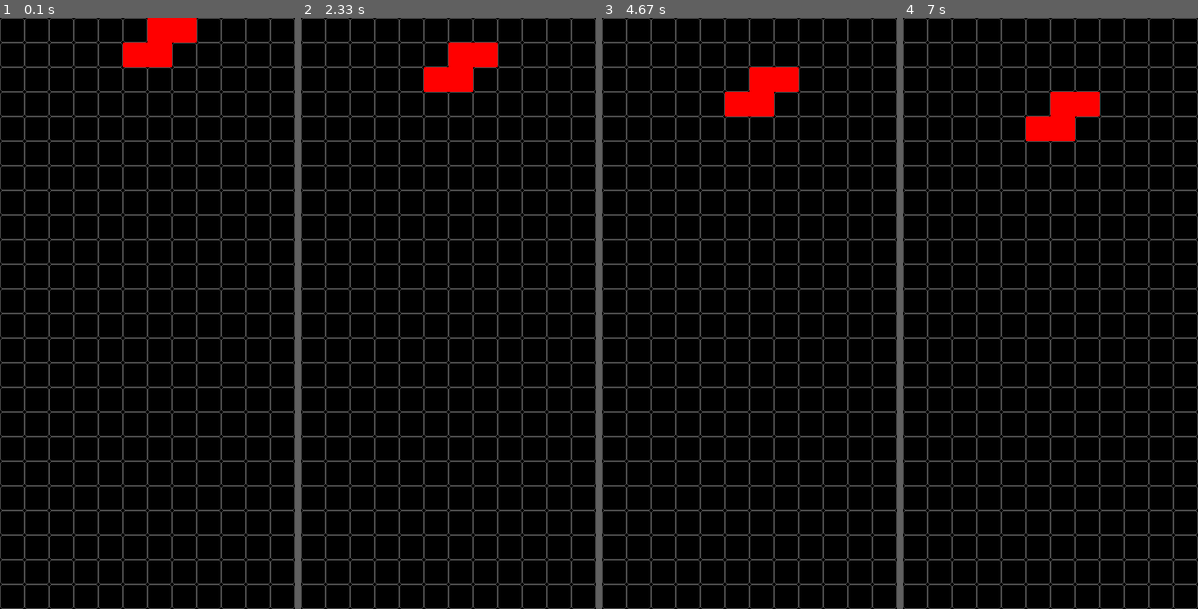
Above: before the commit, frames 1-4 (left to right).
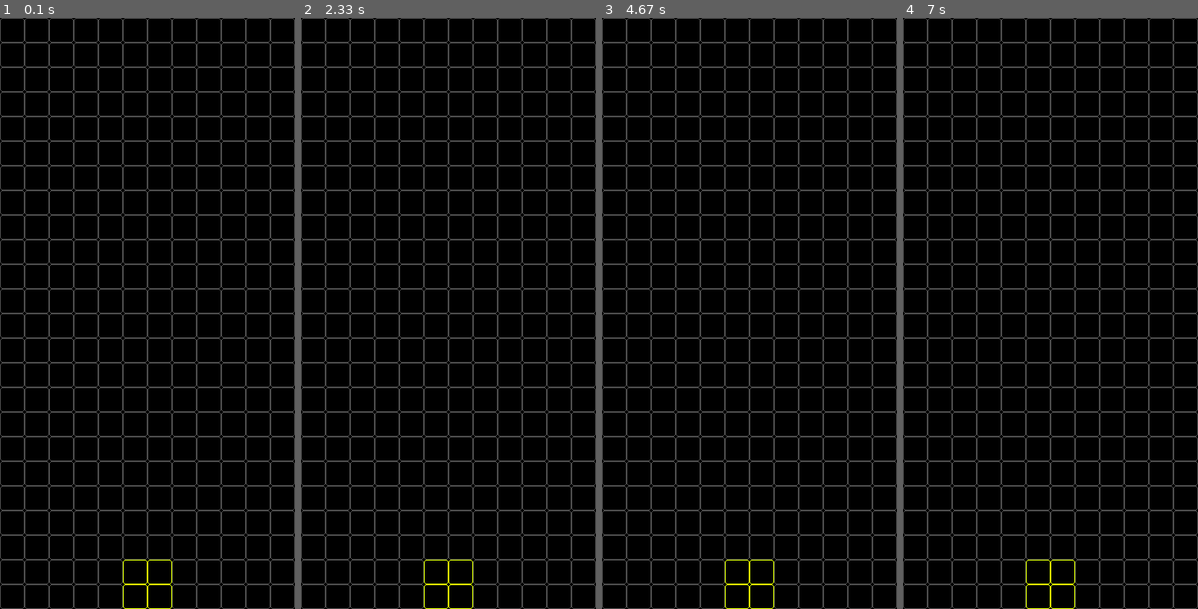
Above: after the commit, the same moments.

Repository: Jacobsen1/Tetris
Game: pygame game, started from main.py
Same seed, same stepped clock (60 frames per second), same inputs: the game is played once before the commit and once after it.
Inputs:
- Up to frame 1 (0.1 s): no input
- Up to frame 2 (2.33 s): tap Enter at 0.33 s
- Up to frame 3 (4.67 s): no input
- Up to frame 4 (7 s): no input

The runs differ from the first frame. In frame 1, 1.6% of the frame differs, in the area x 41-67%, y 0-100%; in frame 2, 1.6%; in frame 3, 1.6%; in frame 4, 1.6%.

Commit message:
added rotation and piece outlines at the bottom, almost working

Diff:
--- a/Fig.py
+++ b/Fig.py
@@ -1,8 +1,10 @@
 
 class Fig:
-    def __init__(self, color, border, border_rad, is_fig) -> None:
+    def __init__(self, color, border, border_rad, is_fig, placed=False, is_outline=False) -> None:
 
         self.color = color
         self.border = border
         self.border_rad = border_rad
         self.is_fig = is_fig
+        self.placed = placed
+        self.is_outline = is_outline
--- a/Figures.py
+++ b/Figures.py
@@ -1,74 +1,148 @@
 import pygame as pg
 import random as rnd
-import copy
 
 GREEN = (0, 255,   0)
 
 figure_matrices = {
     "I": [
-        [0, 1, 0, 0],
-        [0, 1, 0, 0],
-        [0, 1, 0, 0],
-        [0, 1, 0, 0]],
+        [[0, 1, 0, 0],
+         [0, 1, 0, 0],
+         [0, 1, 0, 0],
+         [0, 1, 0, 0]],
 
-    "O": [[
-        [1, 1],
-        [1, 1]]],
+        [[0, 0, 0, 0],
+         [1, 1, 1, 1],
+         [0, 0, 0, 0],
+         [0, 0, 0, 0]],
+
+        [[0, 0, 1, 0],
+         [0, 0, 1, 0],
+         [0, 0, 1, 0],
+         [0, 0, 1, 0]],
+
+        [[0, 0, 0, 0],
+         [0, 0, 0, 0],
+         [1, 1, 1, 1],
+         [0, 0, 0, 0]]
+    ],
+
+    "O": [
+        [[1, 1],
+         [1, 1]]
+    ],
 
     "S": [
         [[0, 1, 1],
          [1, 1, 0],
          [0, 0, 0]],
+
         [[0, 1, 0],
          [0, 1, 1],
-         [0, 0, 1]]
+         [0, 0, 1]],
+
+        [[0, 0, 0],
+         [0, 1, 1],
+         [1, 1, 0]],
+
+        [[1, 0, 0],
+         [1, 1, 0],
+         [0, 1, 0]]
     ],
 
-    "Z": [[
-        [1, 1, 0],
-        [0, 1, 1],
-        [0, 0, 0]]],
+    "Z": [
+        [[1, 1, 0],
+         [0, 1, 1],
+         [0, 0, 0]],
+
+        [[0, 0, 1],
+         [0, 1, 1],
+         [0, 1, 0]],
+
+        [[0, 0, 0],
+         [1, 1, 0],
+         [0, 1, 1]],
+
+        [[0, 1, 0],
+         [1, 1, 0],
+         [1, 0, 0]]
+
+    ],
 
     "L": [
-        [0, 1, 0],
-        [0, 1, 0],
-        [0, 1, 1]],
+        [[0, 1, 0],
+         [0, 1, 0],
+         [0, 1, 1]],
+
+        [[0, 0, 0],
+         [1, 1, 1],
+         [1, 0, 0]],
+
+        [[1, 1, 0],
+         [0, 1, 0],
+         [0, 1, 0]],
+
+        [[0, 0, 1],
+         [1, 1, 1],
+         [0, 0, 0]],
+    ],
 
     "J": [
-        [0, 1, 0],
-        [0, 1, 0],
-        [1, 1, 0]],
+        [[0, 1, 0],
+         [0, 1, 0],
+         [1, 1, 0]],
+
+        [[1, 0, 0],
+         [1, 1, 1],
+         [0, 0, 0]],
+
+        [[0, 1, 1],
+         [0, 1, 0],
+         [0, 1, 0]],
+
+        [[0, 0, 0],
+         [1, 1, 1],
+         [0, 0, 1]]
+
+    ],
 
     "T": [
-        [0, 0, 0],
-        [1, 1, 1],
-        [0, 1, 0]]
+        [[0, 0, 0],
+         [1, 1, 1],
+         [0, 1, 0]],
+
+        [[0, 1, 0],
+         [1, 1, 0],
+         [0, 1, 0]],
+
+        [[0, 1, 0],
+         [1, 1, 1],
+         [0, 0, 0]],
+
+        [[0, 1, 0],
+         [0, 1, 1],
+         [0, 1, 0]],
+    ]
 }
 
 
 class Figures:
     def __init__(self) -> None:
         self.finished_figures = []
+        self.current_letter = ''
+        self.current_rot = 0
 
     def select_figure(self):
-        return 0, 5, figure_matrices["S"][0]
+        print("Selecting figure")
+
+        self.current_letter = rnd.choice(list(figure_matrices.keys()))
+        self.current_rot = 0
+        return 0, 5, figure_matrices[self.current_letter][self.current_rot]
 
     def rotate(self):
-        print(self.current_fig)
-        fig_mat = []
+        #old_fig_mat = figure_matrices[self.current_letter][self.current_rot]
+        self.current_rot += 1
+        self.current_rot %= len(figure_matrices[self.current_letter])
+        return figure_matrices[self.current_letter][self.current_rot]
 
-        for rect, fig in zip(self.current_fig, figure_matrices[self.current_ind]):
-            temp = []
-            if fig == 1:
-                temp.append((rect.x, rect.y))
-            else:
-                temp.append(0)
-            fig_mat.append(temp)
-
-        print(fig_mat)
-        '''
-        fig_mat = copy.deepcopy(figure_matrices[self.current_ind])
-        fig_mat = list(zip(*fig_mat[::-1]))
-        fig_mat = [list(ele) for ele in fig_mat]
-        print(self.current_fig)
-        '''
+    def get_next_fig_mat(self):
+        return figure_matrices[self.current_letter][(self.current_rot + 1) % len(figure_matrices[self.current_letter])]
--- a/game.py
+++ b/game.py
@@ -1,6 +1,10 @@
 import pygame as pg
+import random as rnd
+from Fig import Fig
+import copy
 
-from Fig import Fig
+colors = [(255, 0, 0), (220, 255, 0), (0, 255, 50),
+          (0, 0, 255), (0, 200, 255), (190, 0, 255)]
 
 
 class Game:
@@ -8,6 +12,8 @@
         self.grid = []
         self.finished_figures = []
         self.CELL_SIZE = CELL_SIZE
+        self.current_color = -1
+
         print("Initializing Board")
         for i in range(BOARD_HEIGHT):
             grid_row = []
@@ -17,9 +23,16 @@
         for i in range(BOARD_WIDTH):
             self.finished_figures.append(
                 pg.Rect((BOARD_HEIGHT)*CELL_SIZE, i * CELL_SIZE, CELL_SIZE, CELL_SIZE))
+        for i in range(BOARD_HEIGHT):
+            self.finished_figures.append(
+                pg.Rect(i * CELL_SIZE, -CELL_SIZE, CELL_SIZE, CELL_SIZE))
+            self.finished_figures.append(
+                pg.Rect(i * CELL_SIZE, (BOARD_WIDTH)*CELL_SIZE, CELL_SIZE, CELL_SIZE))
+
+    def set_new_color(self):
+        self.current_color = rnd.choice(colors)
 
     def set_figure(self, x, y, fig_mat):
-        print("Setting Figure")
 
         for i, row in enumerate(fig_mat):
             for j, e in enumerate(row):
@@ -35,41 +48,27 @@
                 pg.draw.rect(screen, fig.color, rect,
                              fig.border, fig.border_rad)
 
-        for rect in self.finished_figures:
-            pg.draw.rect(screen, (0, 255, 0), rect)
-
     def update_fig(self, x, y, fig_mat, dir):
         newx, newy = x, y
-
+        outline_x, offset = self.find_outline_x(x, y, fig_mat)
+        for i, row in enumerate(fig_mat):
+            for j, e in enumerate(row):
+                if(e == 1):
+                    self.grid[x+i][y+j] = Fig((75, 75, 75), 1, 3, False)
+                    self.grid[outline_x+offset-1+i][y+j] = Fig((75, 75, 75), 1, 3, False)
+        print(fig_mat)
         for i, row in enumerate(fig_mat):
             for j, e in enumerate(row):
                 if(e == 1):
                     if dir == "DOWN":
-                        if not self.grid[x+i-1][y+1].is_fig:
-                            self.grid[x+i][y +
-                                           j] = Fig((75, 75, 75), 1, 3, False)
-                    elif dir == "LEFT":
-                        if not self.grid[x+i][y+j+1].is_fig:
-                            self.grid[x+i][y +
-                                           j] = Fig((75, 75, 75), 1, 3, False)
-
-                    elif dir == "RIGHT":
-                        if not self.grid[x+i][y+j-1].is_fig:
-                            self.grid[x+i][y +
-                                           j] = Fig((75, 75, 75), 1, 3, False)
-
-        for i, row in enumerate(fig_mat):
-            for j, e in enumerate(row):
-                if(e == 1):
-                    if dir == "DOWN":
-                        self.grid[x+i+1][y+j] = Fig((255, 0, 0), 0, 0, True)
+                        self.grid[x+i+1][y+j] = Fig(self.current_color, 0, 0, True)
                         newx = x + 1
                     elif dir == "LEFT":
-                        self.grid[x+i][y+j-1] = Fig((255, 0, 0), 0, 0, True)
+                        self.grid[x+i][y+j-1] = Fig(self.current_color, 0, 0, True)
                         newy = y - 1
                     elif dir == "RIGHT":
                         newy = y + 1
-                        self.grid[x+i][y+j+1] = Fig((255, 0, 0), 0, 0, True)
+                        self.grid[x+i][y+j+1] = Fig(self.current_color, 0, 0, True)
 
         return newx, newy
 
@@ -79,21 +78,101 @@
         for i, row in enumerate(fig_mat):
             for j, e in enumerate(row):
                 if(e == 1):
-                    cur_fig.append(pg.Rect((x+i)*self.CELL_SIZE,
-                                   (y+j)*self.CELL_SIZE, self.CELL_SIZE, self.CELL_SIZE))
+                    cur_fig.append(pg.Rect((x+i)*self.CELL_SIZE, (y+j)*self.CELL_SIZE, self.CELL_SIZE, self.CELL_SIZE))
 
         for rect in cur_fig:
             rect = rect.copy()
             if dir == "DOWN":
                 rect.x += self.CELL_SIZE
             elif dir == "LEFT":
-                print("left")
                 rect.y -= self.CELL_SIZE
             elif dir == "RIGHT":
                 rect.y += self.CELL_SIZE
             if rect.collidelist(self.finished_figures) != -1:
-                self.finished_figures += cur_fig
-                # print(self.finished_figures)
+                if dir == "DOWN":
+                    self.finished_figures += cur_fig
+                    for i, row in enumerate(fig_mat):
+                        for j, e in enumerate(row):
+                            if(e == 1):
+                                self.grid[x+i][y+j].placed = True
+                    print(self.print_grid(16))
                 return False
 
         return True
+
+    def rotate(self, x, y,fig_mat):
+        outline_x, offset = self.find_outline_x(x, y, fig_mat)
+        print(outline_x)
+        outline_fig_mat = copy.deepcopy(fig_mat)
+        if offset == 1:
+            outline_x -= 1
+            for i, row in enumerate(fig_mat):
+                outline_fig_mat[(i+1)%len(fig_mat)] = fig_mat[i]
+        elif offset == 2:
+            outline_x -= 2
+            for i, row in enumerate(fig_mat):
+                outline_fig_mat[(i+2)%len(fig_mat)] = fig_mat[i]
+
+        for i, row in enumerate(outline_fig_mat):
+            for j, e in enumerate(row):
+                if e == 0:
+                    self.grid[outline_x+offset-1+i][y+j] = Fig((75, 75, 75), 1, 3, False)
+        for i, row in enumerate(fig_mat):
+            for j, e in enumerate(row):
+                if e == 0:
+                    self.grid[x+i][y+j] = Fig((75, 75, 75), 1, 3, False)
+                else:
+                    self.grid[x+i][y+j] = Fig(self.current_color, 0, 0, True)
+
+
+    def draw_outlines(self, x, y, fig_mat):
+        outline_x, offset = self.find_outline_x(x, y, fig_mat)
+
+        for i, row in enumerate(fig_mat):
+            for j, e in enumerate(row):
+                if(e == 1):
+                    self.grid[outline_x-1+offset+i][y+j].color = self.current_color
+                    self.grid[outline_x-1+offset+i][y+j].is_outline = True
+
+
+
+    def find_outline_x(self, x, y, fig_mat):
+        #Creating figure
+        offset = 0
+        cur_fig = []
+        for i, row in enumerate(fig_mat):
+            for j, e in enumerate(row):
+                cur_fig.append(pg.Rect((x+i)*self.CELL_SIZE, (y+j)*self.CELL_SIZE, self.CELL_SIZE, self.CELL_SIZE))
+
+        if all(v == 0 for v in fig_mat[-1]):
+            offset = 1
+            if all(v == 0 for v in fig_mat[-2]):
+                offset = 2
+
+        collided = False
+        figx = x
+        while(not collided):
+            for rect in cur_fig:
+                if rect.collidelist(self.finished_figures) != -1:
+                    collided = True
+
+            if collided:
+                return figx, offset
+
+            else:
+                figx += 1
+                for rect in cur_fig:
+                    rect.x += self.CELL_SIZE
+
+        return -1
+
+    def print_grid(self, start):
+        str = ''
+        for i in range(start, len(self.grid)):
+            for fig in self.grid[i]:
+                if fig.placed:
+                    str += 'X'
+                elif not fig.is_fig:
+                    str += 'O'
+            str += '\n'
+        return str
--- a/pygame_test.py
+++ b/main.py
@@ -12,8 +12,6 @@
 CELL_SIZE = 30
 CELL = (30, 30)
 BLACK = (0,   0,   0)
-WHITE = (255, 255, 255)
-BLUE = (0,   0, 255)
 
 
 size = width, height = BOARD_WIDTH * CELL_SIZE, BOARD_HEIGHT * CELL_SIZE
@@ -23,47 +21,51 @@
 
 
 def check_events(event, x, y, fig_mat):
-    if event.scancode == 80 and y > 0 and game.check_collision(x, y, fig_mat, "LEFT"):
+    if event.scancode == 80 and game.check_collision(x, y, fig_mat, "LEFT"):
         x, y = game.update_fig(x, y, fig_mat, "LEFT")
-    elif event.scancode == 79 and y + len(fig_mat) < BOARD_WIDTH and game.check_collision(x, y, fig_mat, "RIGHT"):
+    elif event.scancode == 79 and game.check_collision(x, y, fig_mat, "RIGHT"):
         x, y = game.update_fig(x, y, fig_mat, "RIGHT")
     elif event.scancode == 81 and game.check_collision(x, y, fig_mat):
         x, y = game.update_fig(x, y, fig_mat, "DOWN")
-    # elif event.scancode == 82:
-        # figure.rotate()
-    return x, y
+    elif event.scancode == 82 and game.check_collision(x, y, figures.get_next_fig_mat(), "ROTATE"):
+        fig_mat = figures.rotate()
+        game.rotate(x, y, fig_mat)
+        print("rotate")
+    elif event.scancode == 41:
+        pg.quit()
+    return x, y, fig_mat
 
 
 x, y = -1, -1
-
 done = False
-fall_speed = 0.27
+fall_speed = 0.6
 fall_time = 0
 clock = pg.time.Clock()
 while not done:
+
     fall_time += clock.get_rawtime()
-    clock.tick()
+    clock.tick(30)
     if fall_time/1000 > fall_speed:
         fall_time = 0
-        print("test")
-        x, y = game.update_fig(x, y, fig_mat, "DOWN")
-
+        #x, y = game.update_fig(x, y, fig_mat, "DOWN")
     if(x == -1 and y == -1):
+        game.set_new_color()
         x, y, fig_mat = figures.select_figure()
-        game.set_figure(x, y, fig_mat)
 
     for event in pg.event.get():
         if event.type == pg.QUIT:
             done = True
         if event.type == pg.KEYDOWN:
-            # LEFT = 80, RIGHT = 79
-            # print(event.scancode)
-            x, y = check_events(event, x, y, fig_mat)
+            x, y, fig_mat = check_events(event, x, y, fig_mat)
 
+
+    if not game.check_collision(x, y, fig_mat):
+        game.set_new_color()
+        x, y, fig_mat = figures.select_figure()
+
+    #Starts drawing
     screen.fill(BLACK)
-    # clock.tick(1)
-    if not game.check_collision(x, y, fig_mat):
-        x, y, fig_mat = figures.select_figure()
+    game.draw_outlines(x, y, fig_mat)
     game.draw(screen)
 
     pg.display.flip()
